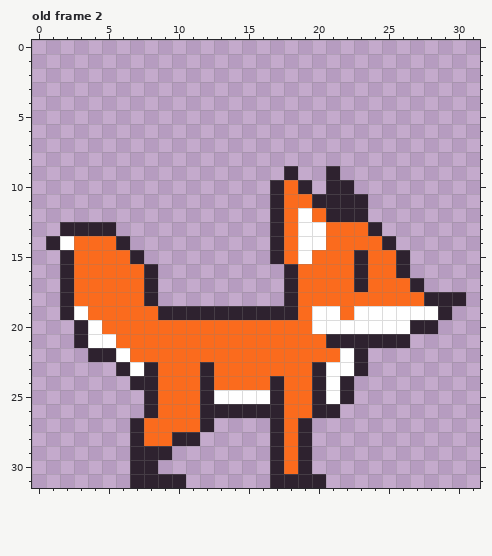
Two states of a pixel-art file, Arte_Y_Diseño/Archivos Editables/zorro_estados.aseprite. Above: the version before the commit.
32x32 pixels, 3 frames. Shown: old frame 2. The commit also changed other frames, which this record leaves out.
New version:
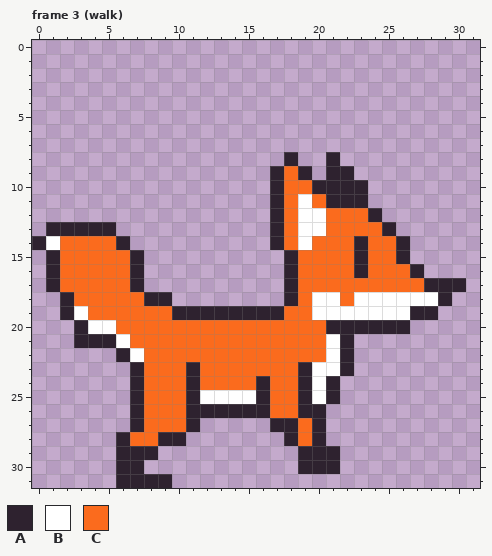
Palette (. is transparent): A #2e222f  B #ffffff  C #fb6b1d
A new or re-ordered frame is compared with the old frame closest to it.
Message: agrego animacion de zorro y recuperacion archivo de martin
Edits made:
frames 3 -> 7
Frame 3 (walk) is new; against old frame 2, layers "cabeza", "cola", "tronco":
Colour A is added in row 8 at x 18 and 21; in row 9 at x 17, 19 and 22; in row 10 at x 20 and 23; in row 12 at x 24; in row 13 at x 1 and 25; in row 14 at x 0 and 26.
Colour A is added in row 15 at x 1; in row 16 at x 1 and 27; in row 17 at x 1 and 28 to 30; in row 18 at x 9; in rows 25 to 26 at x 7; in row 27 at x 20.
Colour A is added in row 28 at x 6 and 20; in rows 29 to 30 at x 6 and 20 to 21; in row 31 at x 6.
Colour A replaces colour B in row 19 at x 27 to 28; in row 20 at x 21 to 26; in row 21 at x 4 to 5; in row 22 at x 6 and 22; in row 23 at x 7 and 22; in row 24 at x 21.
Colour A replaces colour B in row 25 at x 16 and 21.
Colour A replaces colour C in row 14 at x 23; in row 15 at x 18; in rows 16 to 17 at x 7; in row 23 at x 11 and 19; in row 24 at x 11, 16 and 19; in rows 25 to 26 at x 11 and 19.
Colour A replaces colour C in row 27 at x 11 and 18; in row 28 at x 9 and 18.
Colour B replaces colour A in row 14 at x 1; in row 18 at x 28; in row 21 at x 21; in rows 23 to 24 at x 20; in row 25 at x 12 and 20.
Colour B replaces colour C in row 11 at x 19; in row 12 at x 20; in row 18 at x 20 to 21 and 23 to 27; in row 19 at x 22; in row 20 at x 5; in row 21 at x 6.
Colour B replaces colour C in row 22 at x 7 and 21.
Colour C replaces colour A in row 9 at x 18; in row 10 at x 19; in row 11 at x 20; in row 12 at x 21 to 23; in row 13 at x 24; in row 14 at x 25.
Colour C replaces colour A in row 15 at x 2; in row 16 at x 2 and 26; in row 17 at x 2, 23 and 27; in row 19 at x 9 and 18; in row 23 at x 8 and 12; in row 24 at x 8, 12 and 17.
Colour C replaces colour A in rows 25 to 26 at x 8 and 17; in row 27 at x 19; in row 28 at x 7 and 19.
Colour C replaces colour B in row 14 at x 2 and 20; in row 15 at x 19; in row 20 at x 20.
The author cleared colour A in row 15 at x 17; in rows 16 to 17 at x 8; in row 18 at x 30; in row 19 at x 29; in row 20 at x 27 to 28; in row 21 at x 23 to 26.
The author cleared colour A in row 22 at x 4 to 5 and 23; in row 23 at x 6 and 23; in rows 24 to 25 at x 22; in row 26 at x 21; in row 27 at x 12; in row 28 at x 11 and 17.
The author cleared colour A in row 29 at x 9 and 17; in row 30 at x 8 and 17; in row 31 at x 10 and 17 to 20.
The author cleared colour C in rows 29 to 30 at x 18.
